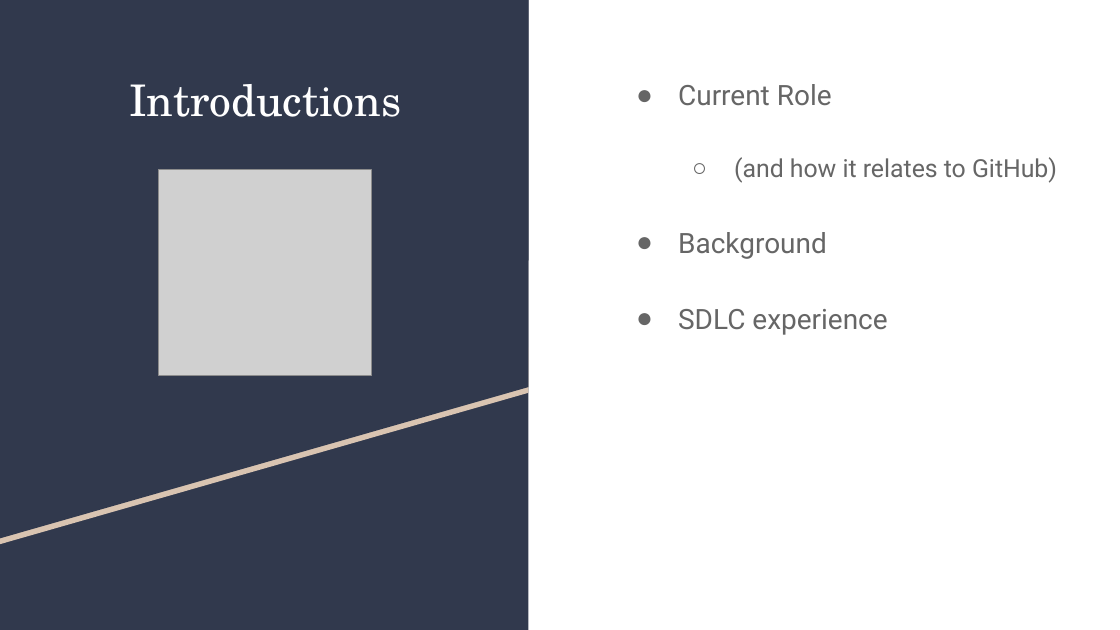
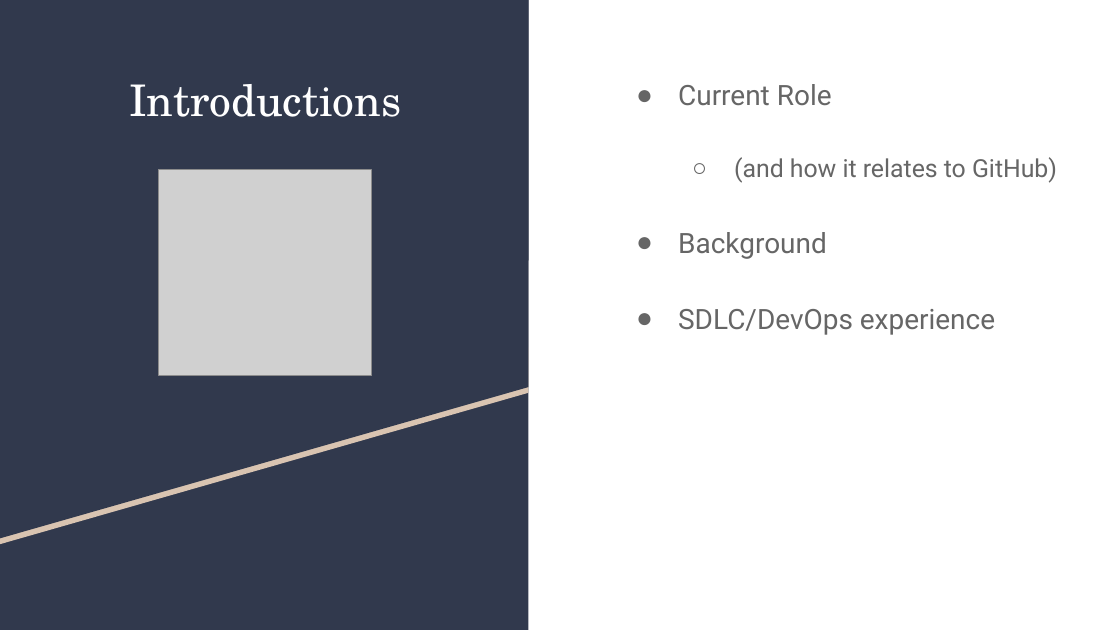
Before and after one commit to develtecdemo/interviewdemo, a slide deck: slide 2 of RolePlay.pptx. Drawn at 1120x630 pixels with LibreOffice and Linux fonts; fonts in the diff are those of the drawing; grey boxes stand for pictures. Boxes give left, top, right and bottom in pixels: in the first picture for what was removed or moved away, otherwise in the second. Text is boxed around its words. In the diff, an @@ line names an element or a change of style, - is before the commit and + after.

```diff
--- a/RolePlay.pptx
+++ b/RolePlay.pptx
@@ text at bbox=[678, 309, 995, 335]: text changed @@
-● SDLC experience
+● SDLC/DevOps experience
```
